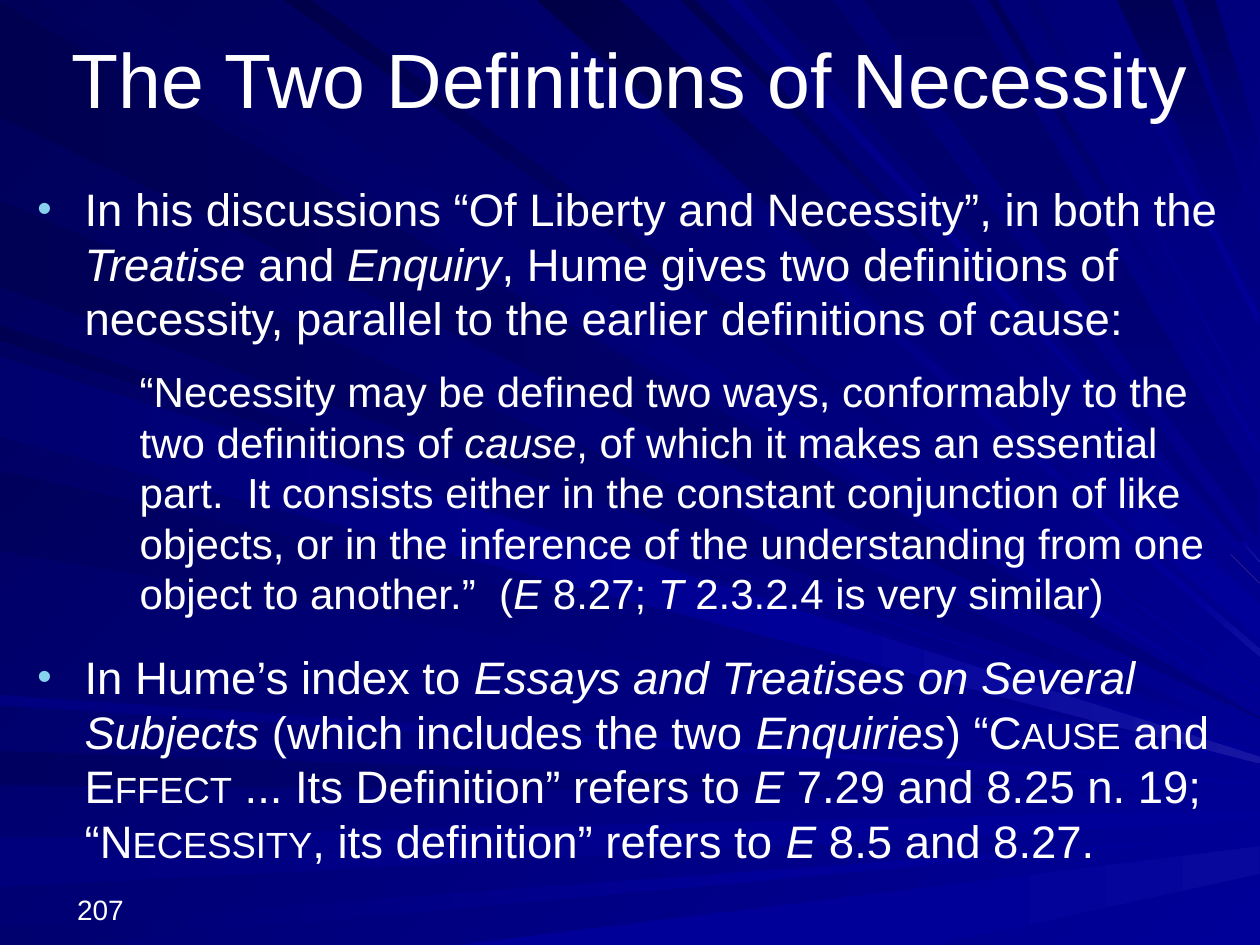
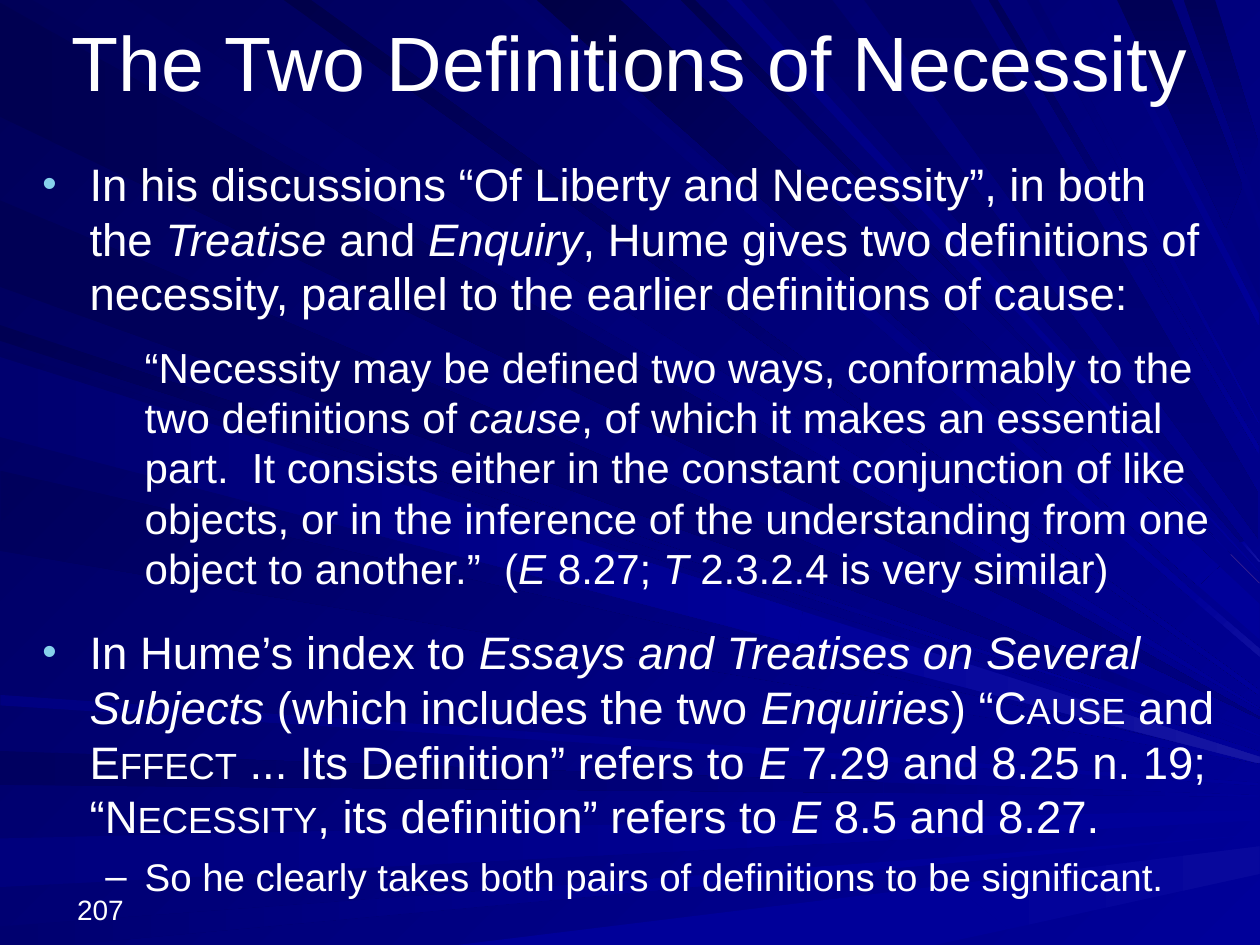
Before and after one commit to englishphilosophy/hume-texts-online, a slide deck: slide 207 of teaching/lectures/2024_Hume_MT_current.pptx. Drawn at 1260x945 pixels with LibreOffice and Linux fonts; fonts in the diff are those of the drawing. Boxes give left, top, right and bottom in pixels: in the first picture for what was removed or moved away, otherwise in the second. Text is boxed around its words. In the diff, an @@ line names an element or a change of style, - is before the commit and + after.

```diff
--- a/teaching/lectures/2024_Hume_MT_current.pptx
+++ b/teaching/lectures/2024_Hume_MT_current.pptx
@@ title "The Two Definitions of Necessity": place and size @@
-title "The Two Definitions of Necessity" at box(72, 52, 1187, 123)
+title "The Two Definitions of Necessity" at box(72, 35, 1187, 106)
@@ text "In his discussions “Of Liberty ...": place and size @@
-text "In his discussions “Of Liberty ..." at box(85, 193, 1217, 859)
+text "In his discussions “Of Liberty ..." at box(90, 168, 1214, 899)
@@ text at box(145, 863, 1164, 899): paragraph added @@
+  – So he clearly takes both pairs of definitions to be significant.
```
Also in this commit, not shown: 6 other slides changed, 54 slides added, 1 other file.
